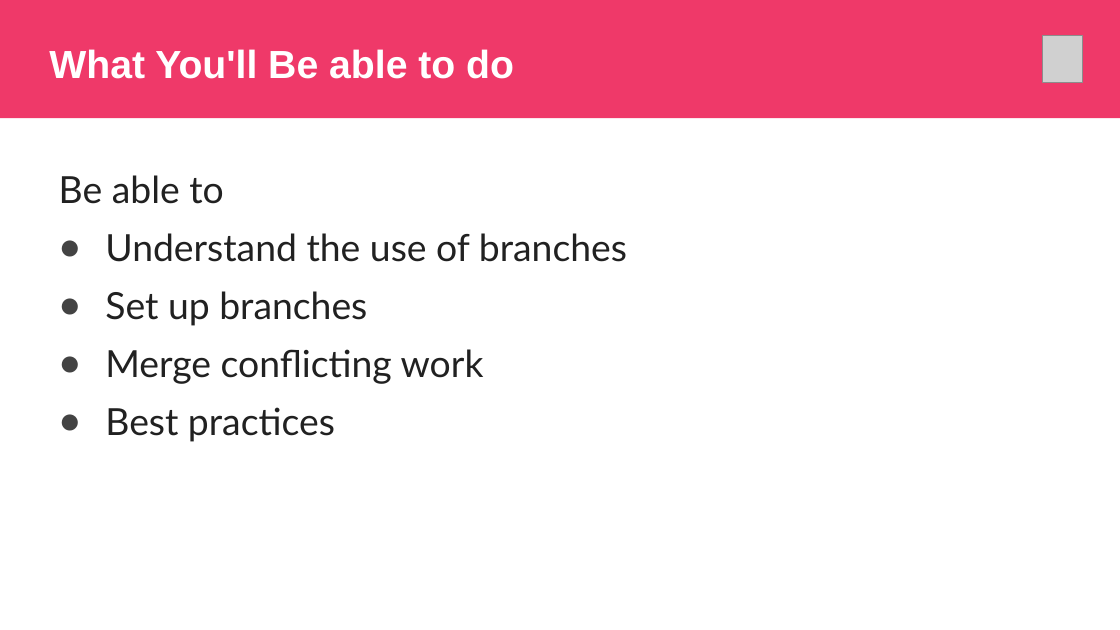
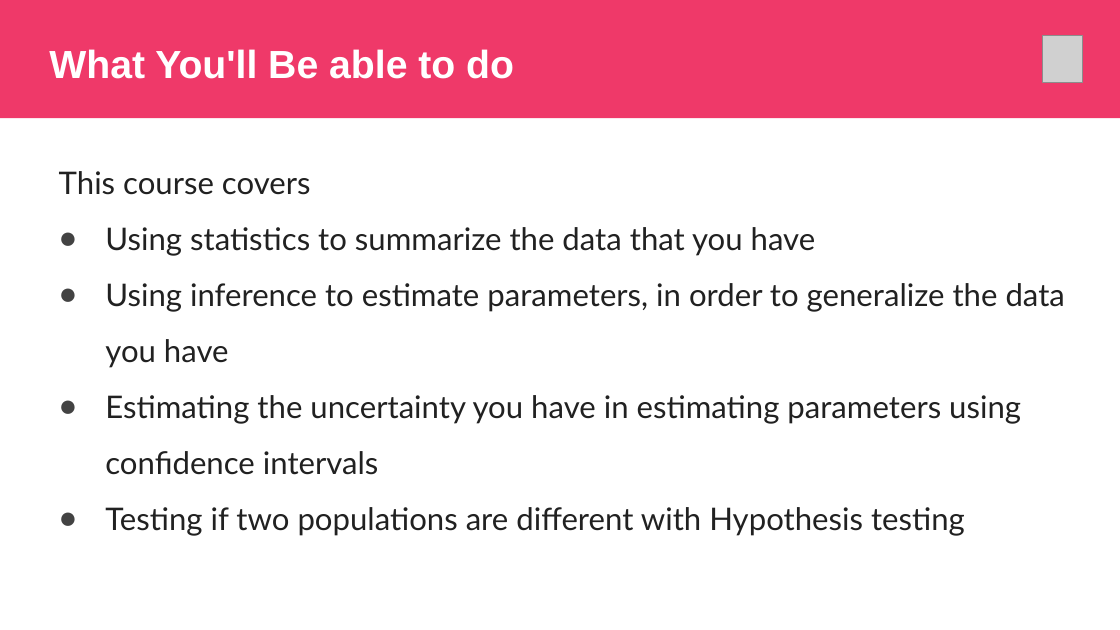
Before and after one commit to kiwidamien/statistics, a slide deck: slide 3 of 01_Course_Overview.pptx. Drawn at 1120x630 pixels with LibreOffice and Linux fonts; fonts in the diff are those of the drawing; grey boxes stand for pictures; background and template pictures are left out. Boxes give left, top, right and bottom in pixels: in the first picture for what was removed or moved away, otherwise in the second. Text is boxed around its words. In the diff, an @@ line names an element or a change of style, - is before the commit and + after.

Commit message:
updated course overview

```diff
--- a/01_Course_Overview.pptx
+++ b/01_Course_Overview.pptx
@@ text at box(59, 171, 1065, 536): text changed; size 24 to 20 pt @@
-Be able to
-● Understand the use of branches
-● Set up branches
-● Merge conflicting work
-● Best practices
+This course covers
+● Using statistics to summarize the data that you have
+● Using inference to estimate parameters, in order to generalize the data you have
+● Estimating the uncertainty you have in estimating parameters using confidence intervals
+● Testing if two populations are different with Hypothesis testing
```
Also in this commit, not shown: 4 slides added, 32 slides removed.
